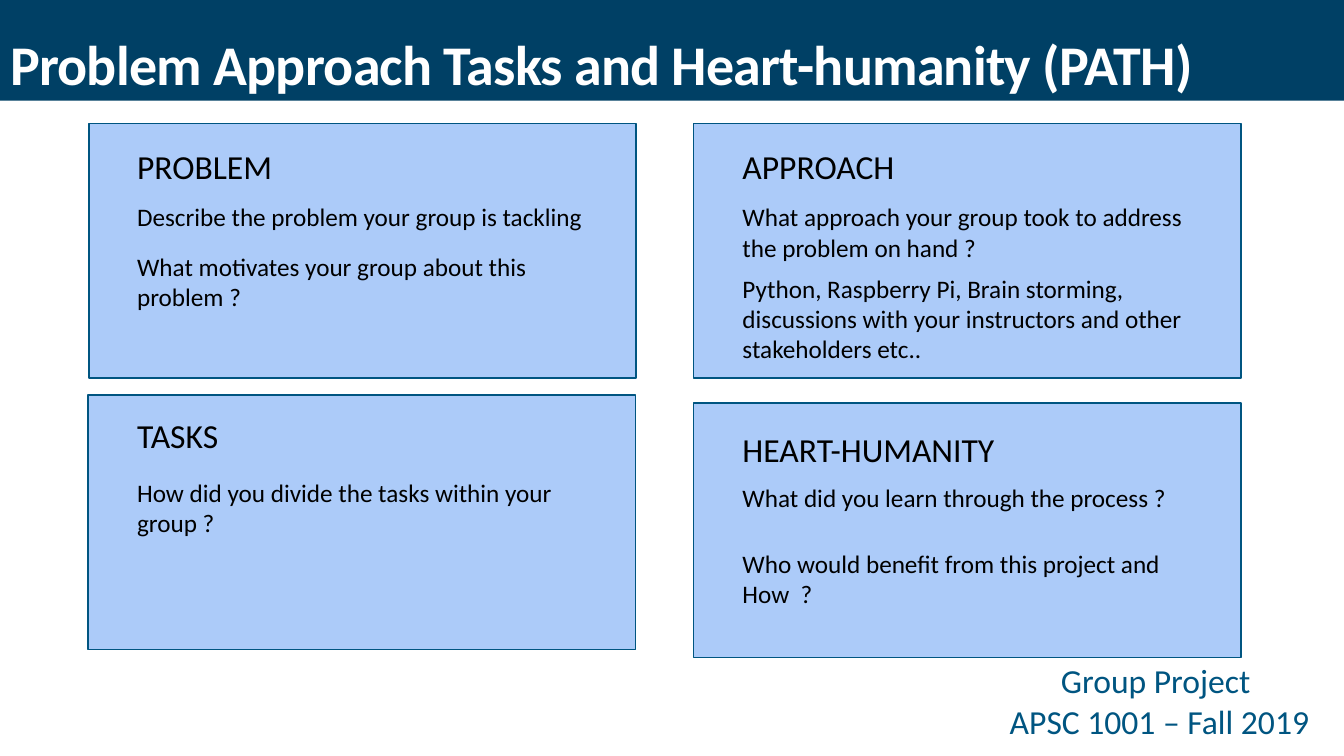
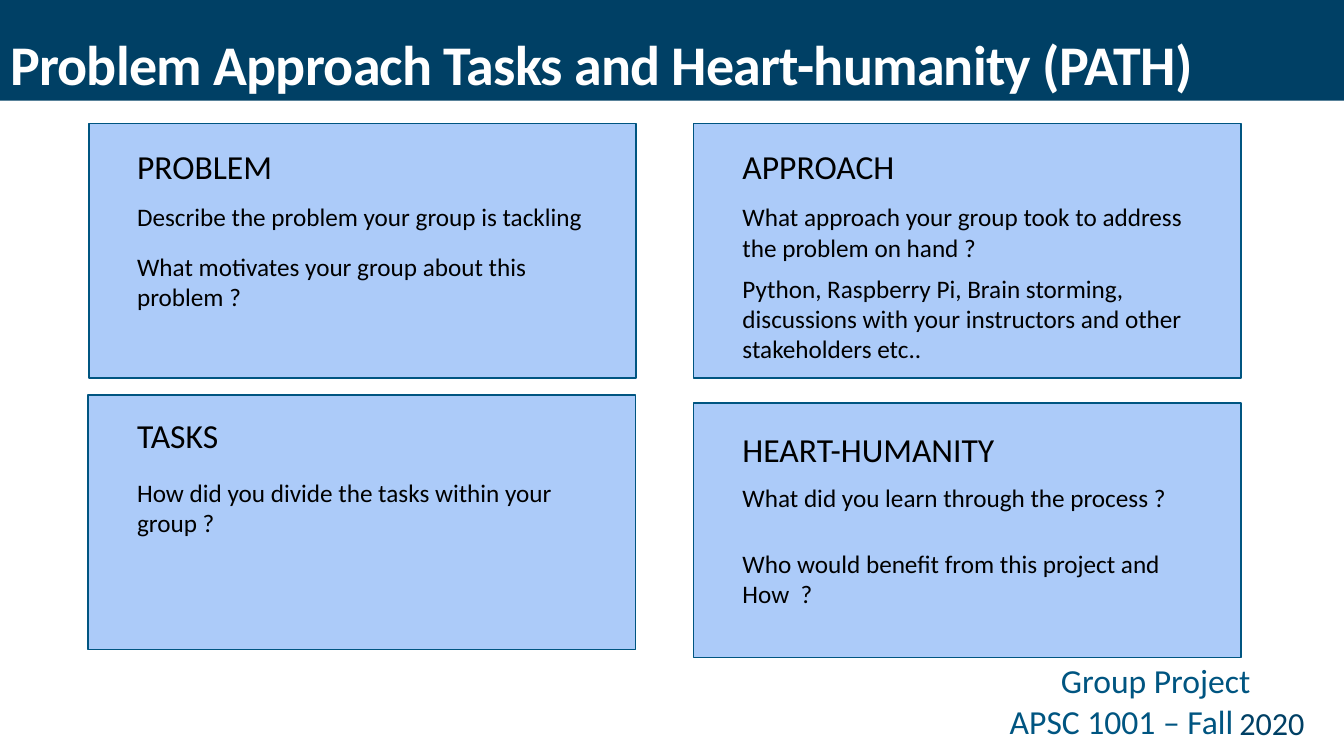
Before and after one commit to GWU-APSC1001/gwu-apsc1001.github.io, a slide deck: slide 2 of files/Final_Project_APSC1.pptx. Drawn at 1344x756 pixels with LibreOffice and Linux fonts; fonts in the diff are those of the drawing; background and template pictures are left out. Boxes give left, top, right and bottom in pixels: in the first picture for what was removed or moved away, otherwise in the second. Text is boxed around its words. In the diff, an @@ line names an element or a change of style, - is before the commit and + after.

```diff
--- a/files/Final_Project_APSC1.pptx
+++ b/files/Final_Project_APSC1.pptx
@@ text added at <box>1239,714,1304,736</box>, 23 pt, text #004065 @@
+2020
@@ rectangle added at <box>1241,710,1315,738</box>, fill #FFFFFF @@
```
Also in this commit, not shown: 2 other slides changed, 1 slide added.
